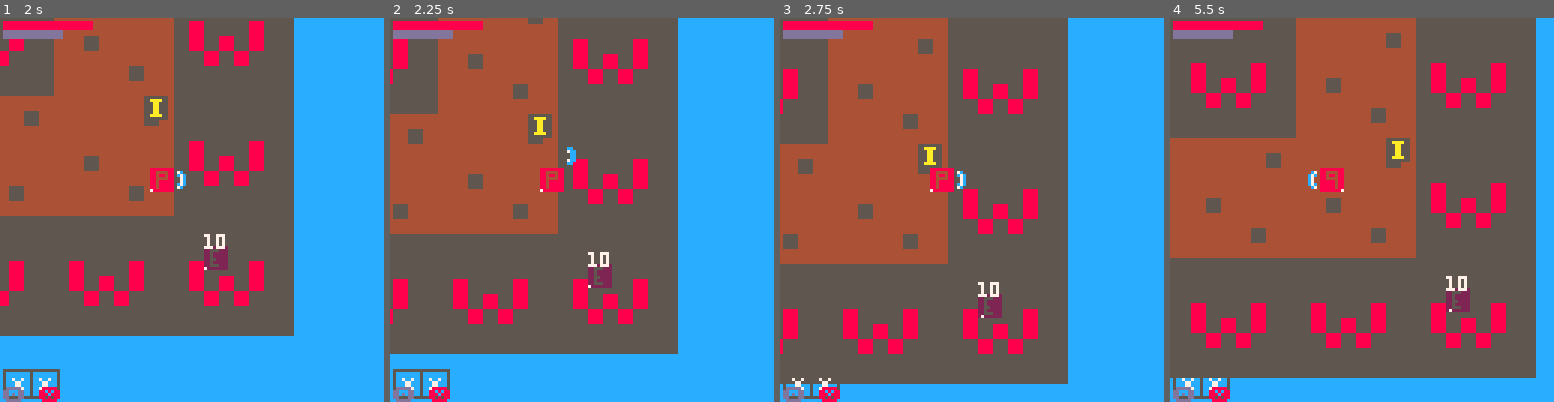
Above: before the commit, frames 1-4 (left to right).
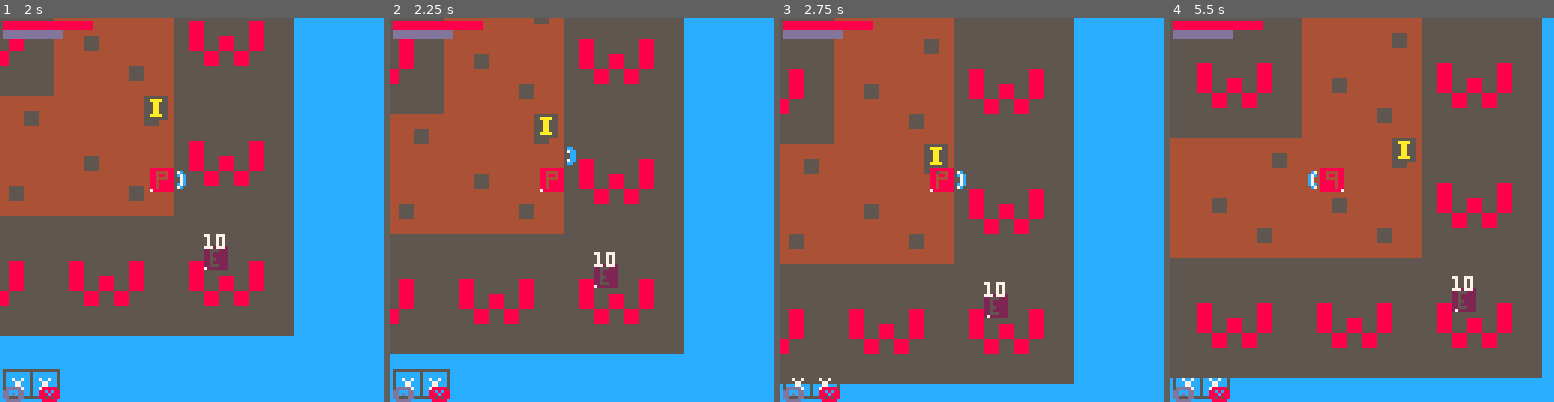
Above: after the commit, the same moments.

Repository: FrederikHR/GDB
Game: PICO-8 cartridge NewGame/main.p8
Two runs of this game, one before a commit and one after it. Both use one fixed random seed, a clock stepped at 60 frames per second and the inputs below.
Inputs:
- Up to frame 1 (2 s): tap X (X key) at 0.33, 1.07, 1.85 s; tap O (Z key) at 0.7, 1.7 s; hold Right from 1.6 s (still down)
- Up to frame 2 (2.25 s): release Right at 2.1 s; tap O (Z key) at 2.1 s; hold Up from 2.15 s (still down)
- Up to frame 3 (2.75 s): release Up at 2.42 s; hold Right from 2.47 s (still down); tap O (Z key) at 2.5 s
- Up to frame 4 (5.5 s): tap O (Z key) every 0.4 s from 2.9 to 5.3 s; tap X (X key) at 2.97, 4.08, 5.2 s; release Right at 3.03 s; hold Left 3.08-3.58 s; hold Down 3.63-3.97 s; hold Right 4.02-4.68 s; hold Up 4.73-5.03 s; hold Left from 5.08 s (still down)

Frame 1 is identical in both runs. In frame 2, 8.1% of the frame differs, in the area x 0-77%, y 0-88%; in frame 3, 8.5%; in frame 4, 9.8%, in the area x 5-97%, y 0-94%.

Commit message:
works a bit better

Diff:
--- a/NewGame/scripts/entities/player.lua
+++ b/NewGame/scripts/entities/player.lua
@@ -117,20 +117,22 @@
     find_map_tile(p)
     local updown=player_collide_map(p,"updown")
     if abs(p.dy)>0 and updown[1] then
-		p.dy=0
 		if updown[2] then
+            if (p.dy<0) p.dy=0
             p.y=p.curr_mt.y*p.curr_mt.scale*3*8+p.curr_mt.scale*8+p.curr_mt.oy
         elseif updown[3] then
+            if (p.dy>0) p.dy=0
             p.y=p.curr_mt.y*p.curr_mt.scale*3*8+2*p.curr_mt.scale*8+p.curr_mt.oy-p.sz*8
         end
         --p.y-=normdy * ((p.y+p.sz*8+1)%4)-1
     end
     local sides=player_collide_map(p,"sides")
     if abs(p.dx)>0 and sides[1] then
-		p.dx=0
         if sides[4] then
+            if (p.dx<0) p.dx=0
             p.x=p.curr_mt.x*p.curr_mt.scale*3*8+p.curr_mt.scale*8+p.curr_mt.ox
         elseif sides[5] then
+            if (p.dx>0) p.dx=0
             p.x=p.curr_mt.x*p.curr_mt.scale*3*8+2*p.curr_mt.scale*8+p.curr_mt.ox-p.sz*8
         end
     end
@@ -145,10 +147,10 @@
     local ox = maze[1][1].ox
     local oy = maze[1][1].oy
     local s = scale*3*8
-    local checkx1=p.x<p.curr_mt.x*s+scale*8+ox
-    local checkx2=p.x>p.curr_mt.x*s+2*scale*8+ox-p.sz*8
-    local checky1=p.y<p.curr_mt.y*s+scale*8+oy
-    local checky2=p.y>p.curr_mt.y*s+2*scale*8+oy-p.sz*8
+    local checkx1=p.x-1<p.curr_mt.x*s+scale*8+ox
+    local checkx2=p.x+1>p.curr_mt.x*s+2*scale*8+ox-p.sz*8
+    local checky1=p.y-1<p.curr_mt.y*s+scale*8+oy
+    local checky2=p.y+1>p.curr_mt.y*s+2*scale*8+oy-p.sz*8
     if dir=="updown" then
         if (p.curr_mt.top_wall and checky1) return {true,checky1,checky2,checkx1,checkx2}
         if (p.curr_mt.bottom_wall and checky2) return {true,checky1,checky2,checkx1,checkx2}
